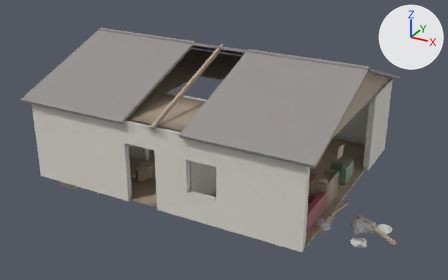
An edit to the glTF model jogo/assets/ruinas/casa_r8.glb, drawn before and after from the same camera.
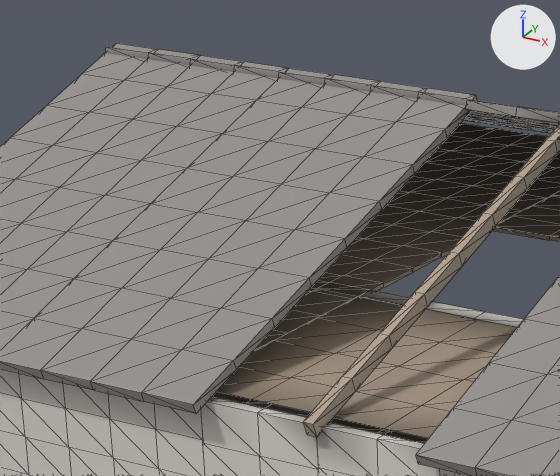
The first picture shows the older version from a 50 mm lens placed at (10.78, -19.28, 10.58), pointed at (0.51, -0.62, 1.25). The close-ups show the older and then the newer version on the part from 16% to 48% of the width and 6% to 50% of the height of that picture. Only the edits that show in the close-ups are written down. Arrows for +X, +Y and +Z are at upper right; the lights stay in place. The close-ups show mesh edges as thin lines. Objects named as collision shapes, trigger or cutter boxes, shadow casters or lower levels of detail are left out. Where no turn or scale is listed for an object, it has been applied to the vertices. Vertices at exactly the same position are counted once.

In view in the first close-up: 'ext0_0', 'forro', 'int_1', 'telhado', 'telhado_vigas'.
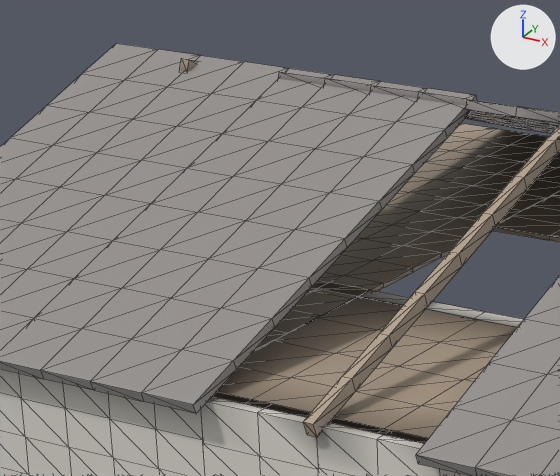
Where the newer file only moved an object's origin or applied its transform, the numbers keep the older frame.

Location of each change, [x1, y1, x2, y2] in pixels of the close-ups (560 x 476 px):
'telhado_vigas', reshaped
    before: [303, 124, 560, 437]
    after: [180, 58, 560, 437]
part 1 of me_tp, deleted (mostly hidden)
    before: [105, 47, 507, 127]
part 2 of me_tp, edited (looks the same)
    both: [0, 49, 560, 414]
part 3 of me_vg, recoloured
    before: [303, 136, 560, 437]
    after: [180, 58, 196, 72]
part 4 of me_l_001, recoloured (lighter)
    both: [377, 176, 446, 216]
part 5 of me_l_001, recoloured
    both: [355, 211, 420, 240]
part 6 of me_l_001, recoloured (lighter)
    both: [411, 145, 514, 204]
part 7 of me_l_001, recoloured (lighter)
    both: [451, 129, 514, 174]
part 8 of me_l_001, recoloured (lighter)
    both: [426, 123, 497, 162]

The change, as a diff of the scene's bpy script:
```diff
--- a/jogo/assets/ruinas/casa_r8.glb.py
+++ b/jogo/assets/ruinas/casa_r8.glb.py
@@ me_tp @@
 # used by ob_telhado; location = (-4.44, -2.225, 3.8)
-me_tp.from_pydata(...)  # 738 vertices, 1584 faces; spans x -1.11..9.99, y -2.34..6.79, z -0.85..0.85
+me_tp.from_pydata(...)  # 666 vertices, 1408 faces; spans x -1.11..9.99, y -2.34..6.79, z -0.85..0.85
+# me_tp part 1
+# 72 vertices are removed from x -1.11..0.56, y 2.11..6.79, z -0.85..0.85
+# 176 faces are deleted
+# me_tp part 2: 457 kept faces spanning x -1.11..9.99, y -2.34..6.79, z -0.85..0.85 get new vertex colours; the middle colour goes from light grey #cccccc to light grey #cbcbcb
 me_tp.materials.append(mat_telhado)
@@ me_vg @@
 # used by ob_telhado_vigas; location = (0.0, -2.125, 3.8); rotation_euler = (0.331, 0.0, 0.0), in degrees (19, 0, 0)
-me_vg.from_pydata(...)  # 36 vertices, 68 faces; spans x -0.05..0.05, y -2.46..2.46, z -0.07..0.07
+me_vg.from_pydata(...)  # 72 vertices, 136 faces; spans x -0.05..4.49, y -6.0..2.46, z -2.95..0.19
+# me_vg part 3: 50 kept faces spanning x -0.05..0.05, y -2.46..2.46, z -0.07..0.07 get new vertex colours
+# edits to the shape of me_vg do not show in these pictures
 me_vg.materials.append(mat_madeira)
@@ me_l_001 @@
 me_l_001.from_pydata(...)  # 748 vertices, 1488 faces; spans x -1.88..8.62, y -4.25..4.25, z -0.03..0.03
 # used by ob_forro; location = (-3.375, 0.0, 2.975)
+# me_l_001 part 4: 32 faces centred in x -1.56..0.78, y -0.35..4.25, z -0.01..0.03 are repainted in the vertex colours; the middle colour goes from light grey #dadada to white #f1f1f1
+# me_l_001 part 5: 39 faces centred in x -1.25..8.46, y -1.42..4.25, z -0.03..0.03 are repainted in the vertex colours; the middle colour goes from white #ebebeb to white #f4f4f4
+# me_l_001 part 6: 19 faces centred in x -1.56..1.25, y -0.35..3.36, z 0.03 are repainted in the vertex colours; the middle colour goes from light grey #cbcbcb to light grey #dddddd
+# me_l_001 part 7: 19 faces centred in x -1.72..1.09, y -0.18..4.25, z 0.01..0.03 are repainted in the vertex colours; the middle colour goes from grey #bdbdbd to white #e8e8e8
+# me_l_001 part 8: 26 faces centred in x -1.56..-0.16, y 1.95..4.07, z 0.03 are repainted in the vertex colours; the middle colour goes from grey #bdbdbd to white #f2f2f2
 me_l_001.materials.append(mat_madeira)
```
